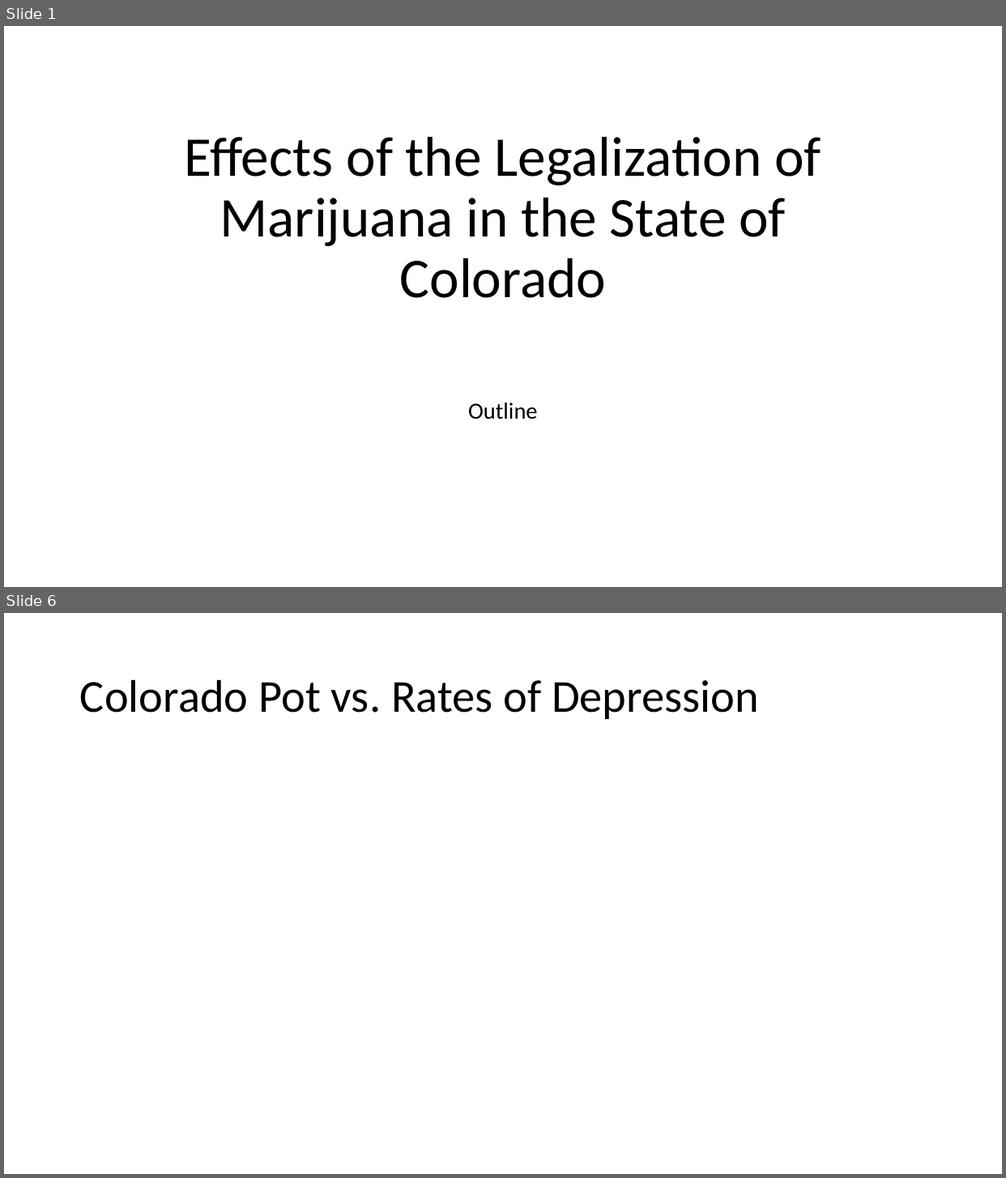
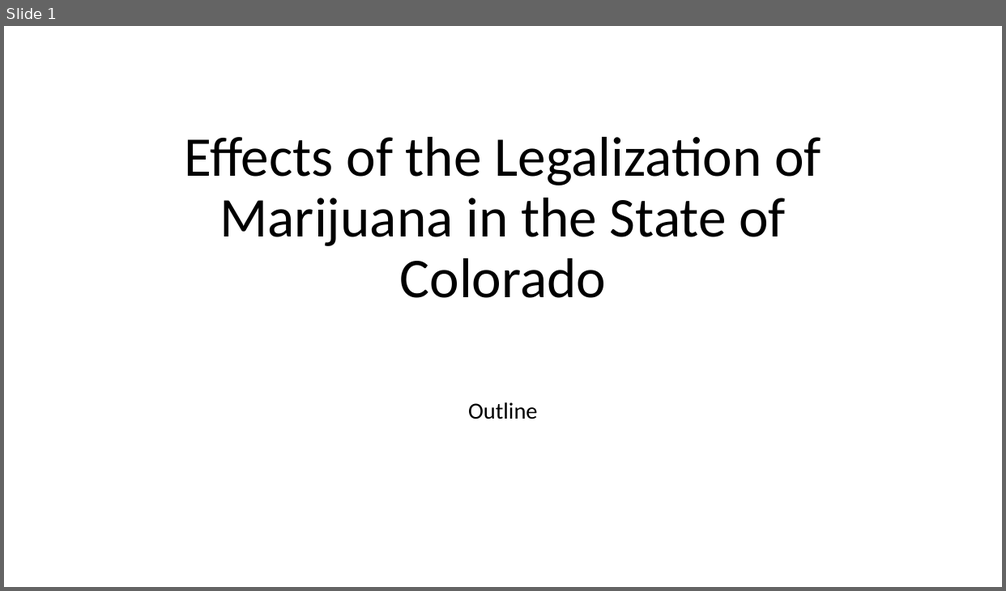
Before and after one commit to zdsteele/Project_1, a slide deck: Outline.pptx. Shown one above the other, each under a label of ours: slides 1 and 6 before the commit, slide 1 after it; the slides between them are not shown. The pictures are 1006x1178 and 1006x591 pixels, drawn with LibreOffice and Linux fonts; fonts in the diff are those of the drawing. Boxes give left, top, right and bottom in pixels: in the first picture for what was removed or moved away, otherwise in the second. Text is boxed around its words. In the diff, an @@ line names an element or a change of style, - is before the commit and + after.

```diff
--- a/Outline.pptx
+++ b/Outline.pptx
@@ slide 6 removed at <box>4,613,1002,1174</box>, background #FFFFFF @@
@@ title removed at <box>80,679,759,719</box> @@
-Colorado Pot vs. Rates of Depression
```
Also in this commit, not shown: 2 slides changed, 8 slides added, 14 other slides removed.
